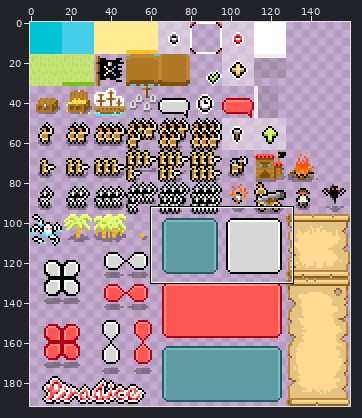
A sprite sheet gets an edit: media/sprites.png. Above, an overview of the earlier version with the close-up marked.
Close-up. The starting point:
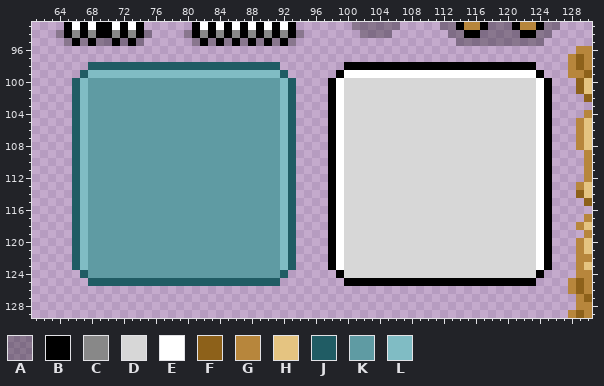
The file is 160x192 pixels. Pixels under 10% opacity are left out. Colours within 5 levels of each other are drawn and written as one. Shown: x 61..130, y 93..129. The commit also changed other parts of the picture, which this record leaves out.
Palette (. is transparent): A #0000004d  B #000000  C #888888  D #d7d7d7  E #ffffff  F #8d611a  G #b7863c  H #e5c481  J #205c64  K #5f9ba3  L #80bcc4
Pixels before (only the part around the change), first column x 61:
 93 ....BEBEBBEBEB......BEBEBEBEBEBEB.......AAAAAA.....AABGGBAAABGGBAA....
 94 ...ABCBCBBCBCBA....ABCBCBCBCBCBCBA.......AAAA.......AABBAAAAABBAA.....
 95 ....ABABAABABA......ABABABABABABA....................AAAAAAAAAAA......
 96 ....................................................................GG
 97 ...................................................................GFG
 98 .......JJJJJJJJJJJJJJJJJJJJJJJJ........BBBBBBBBBBBBBBBBBBBBBBBB....GFG
 99 ......JLLLLLLLLLLLLLLLLLLLLLLLLJ......BEEEEEEEEEEEEEEEEEEEEEEEEB...GGF
100 .....JLKKKKKKKKKKKKKKKKKKKKKKKKLJ....BEDDDDDDDDDDDDDDDDDDDDDDDDEB...FH
101 .....JLKKKKKKKKKKKKKKKKKKKKKKKKLJ....BEDDDDDDDDDDDDDDDDDDDDDDDDEB...FH
102 .....JLKKKKKKKKKKKKKKKKKKKKKKKKLJ....BEDDDDDDDDDDDDDDDDDDDDDDDDEB....F
103 .....JLKKKKKKKKKKKKKKKKKKKKKKKKLJ....BEDDDDDDDDDDDDDDDDDDDDDDDDEB.....
104 .....JLKKKKKKKKKKKKKKKKKKKKKKKKLJ....BEDDDDDDDDDDDDDDDDDDDDDDDDEB....G
105 .....JLKKKKKKKKKKKKKKKKKKKKKKKKLJ....BEDDDDDDDDDDDDDDDDDDDDDDDDEB...GH
106 .....JLKKKKKKKKKKKKKKKKKKKKKKKKLJ....BEDDDDDDDDDDDDDDDDDDDDDDDDEB...GH
107 .....JLKKKKKKKKKKKKKKKKKKKKKKKKLJ....BEDDDDDDDDDDDDDDDDDDDDDDDDEB...GH
108 .....JLKKKKKKKKKKKKKKKKKKKKKKKKLJ....BEDDDDDDDDDDDDDDDDDDDDDDDDEB...GH
109 .....JLKKKKKKKKKKKKKKKKKKKKKKKKLJ....BEDDDDDDDDDDDDDDDDDDDDDDDDEB....G
110 .....JLKKKKKKKKKKKKKKKKKKKKKKKKLJ....BEDDDDDDDDDDDDDDDDDDDDDDDDEB....G
111 .....JLKKKKKKKKKKKKKKKKKKKKKKKKLJ....BEDDDDDDDDDDDDDDDDDDDDDDDDEB....G
112 .....JLKKKKKKKKKKKKKKKKKKKKKKKKLJ....BEDDDDDDDDDDDDDDDDDDDDDDDDEB....G
113 .....JLKKKKKKKKKKKKKKKKKKKKKKKKLJ....BEDDDDDDDDDDDDDDDDDDDDDDDDEB...GH
114 .....JLKKKKKKKKKKKKKKKKKKKKKKKKLJ....BEDDDDDDDDDDDDDDDDDDDDDDDDEB...FH
115 .....JLKKKKKKKKKKKKKKKKKKKKKKKKLJ....BEDDDDDDDDDDDDDDDDDDDDDDDDEB....F
116 .....JLKKKKKKKKKKKKKKKKKKKKKKKKLJ....BEDDDDDDDDDDDDDDDDDDDDDDDDEB.....
117 .....JLKKKKKKKKKKKKKKKKKKKKKKKKLJ....BEDDDDDDDDDDDDDDDDDDDDDDDDEB....G
118 .....JLKKKKKKKKKKKKKKKKKKKKKKKKLJ....BEDDDDDDDDDDDDDDDDDDDDDDDDEB...GH
119 .....JLKKKKKKKKKKKKKKKKKKKKKKKKLJ....BEDDDDDDDDDDDDDDDDDDDDDDDDEB....G
120 .....JLKKKKKKKKKKKKKKKKKKKKKKKKLJ....BEDDDDDDDDDDDDDDDDDDDDDDDDEB...GH
121 .....JLKKKKKKKKKKKKKKKKKKKKKKKKLJ....BEDDDDDDDDDDDDDDDDDDDDDDDDEB...GH
122 .....JLKKKKKKKKKKKKKKKKKKKKKKKKLJ....BEDDDDDDDDDDDDDDDDDDDDDDDDEB...GG
123 .....JLKKKKKKKKKKKKKKKKKKKKKKKKLJ....BEDDDDDDDDDDDDDDDDDDDDDDDDEB...GH
124 ......JKKKKKKKKKKKKKKKKKKKKKKKKJ......BDDDDDDDDDDDDDDDDDDDDDDDDB....GG
125 .......JJJJJJJJJJJJJJJJJJJJJJJJ........BBBBBBBBBBBBBBBBBBBBBBBB....GFG
126 ...................................................................GFG
127 ....................................................................GF
128 ....................................................................GG
129 ...................................................................GFG
New version:
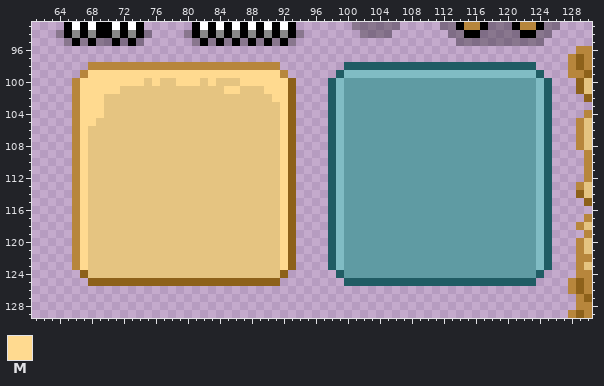
Colours new in this view: M #ffda90
Change:
y 98: x 68..91 JJJJJJJJJJJJJJJJJJJJJJJJ -> GGGGGGGGGGGGGGGGGGGGGGGG; x 100..123 BBBBBBBBBBBBBBBBBBBBBBBB -> JJJJJJJJJJJJJJJJJJJJJJJJ
y 99: x 67..92 JLLLLLLLLLLLLLLLLLLLLLLLLJ -> GMMMMMMMMMMMMMMMMMMMMMMMMG; x 99..124 BEEEEEEEEEEEEEEEEEEEEEEEEB -> JLLLLLLLLLLLLLLLLLLLLLLLLJ
y 100: x 66..93 JLKKKKKKKKKKKKKKKKKKKKKKKKLJ -> GMMMMMMMMHMHHMMMHMHHHMMMMMMF; x 98..125 BEDDDDDDDDDDDDDDDDDDDDDDDDEB -> JLKKKKKKKKKKKKKKKKKKKKKKKKLJ
y 101: x 66..93 JLKKKKKKKKKKKKKKKKKKKKKKKKLJ -> GMMMMMHHHHHHHHHHHHHMMHHHMMMF; x 98..125 BEDDDDDDDDDDDDDDDDDDDDDDDDEB -> JLKKKKKKKKKKKKKKKKKKKKKKKKLJ
y 102: x 66..93 JLKKKKKKKKKKKKKKKKKKKKKKKKLJ -> GMMMHHHHHHHHHHHHHHHHHHHHHMMF; x 98..125 BEDDDDDDDDDDDDDDDDDDDDDDDDEB -> JLKKKKKKKKKKKKKKKKKKKKKKKKLJ
y 103..104: x 66..93 JLKKKKKKKKKKKKKKKKKKKKKKKKLJ -> GMMMHHHHHHHHHHHHHHHHHHHHHHMF; x 98..125 BEDDDDDDDDDDDDDDDDDDDDDDDDEB -> JLKKKKKKKKKKKKKKKKKKKKKKKKLJ
y 105: x 66..93 JLKKKKKKKKKKKKKKKKKKKKKKKKLJ -> GMMHHHHHHHHHHHHHHHHHHHHHHHMF; x 98..125 BEDDDDDDDDDDDDDDDDDDDDDDDDEB -> JLKKKKKKKKKKKKKKKKKKKKKKKKLJ
y 106..123: x 66..93 JLKKKKKKKKKKKKKKKKKKKKKKKKLJ -> GMHHHHHHHHHHHHHHHHHHHHHHHHMF; x 98..125 BEDDDDDDDDDDDDDDDDDDDDDDDDEB -> JLKKKKKKKKKKKKKKKKKKKKKKKKLJ
y 124: x 67..92 JKKKKKKKKKKKKKKKKKKKKKKKKJ -> FHHHHHHHHHHHHHHHHHHHHHHHHF; x 99..124 BDDDDDDDDDDDDDDDDDDDDDDDDB -> JKKKKKKKKKKKKKKKKKKKKKKKKJ
y 125: x 68..91 JJJJJJJJJJJJJJJJJJJJJJJJ -> FFFFFFFFFFFFFFFFFFFFFFFF; x 100..123 BBBBBBBBBBBBBBBBBBBBBBBB -> JJJJJJJJJJJJJJJJJJJJJJJJ
Changed places in both close-ups, as pixel boxes (x1, y1, x2, y2):
changed: (72, 62, 296, 286)
changed: (328, 62, 552, 286)
